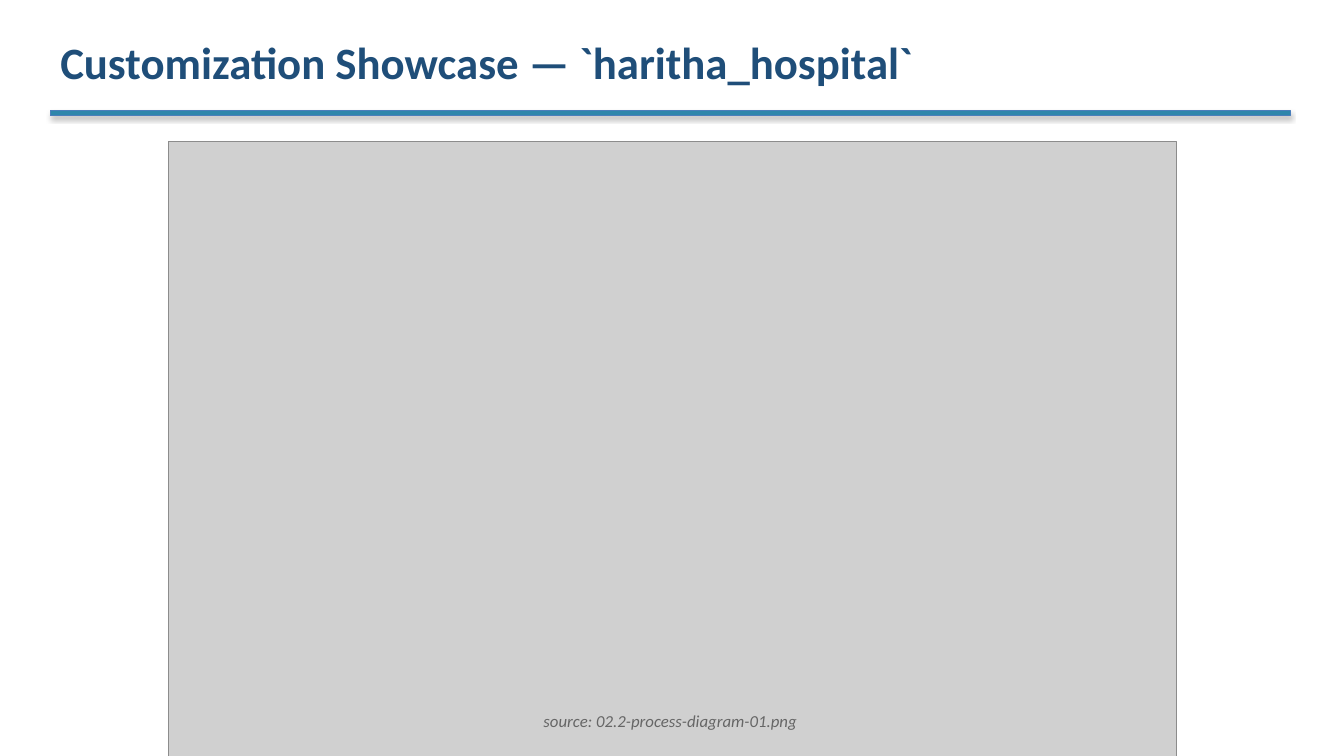
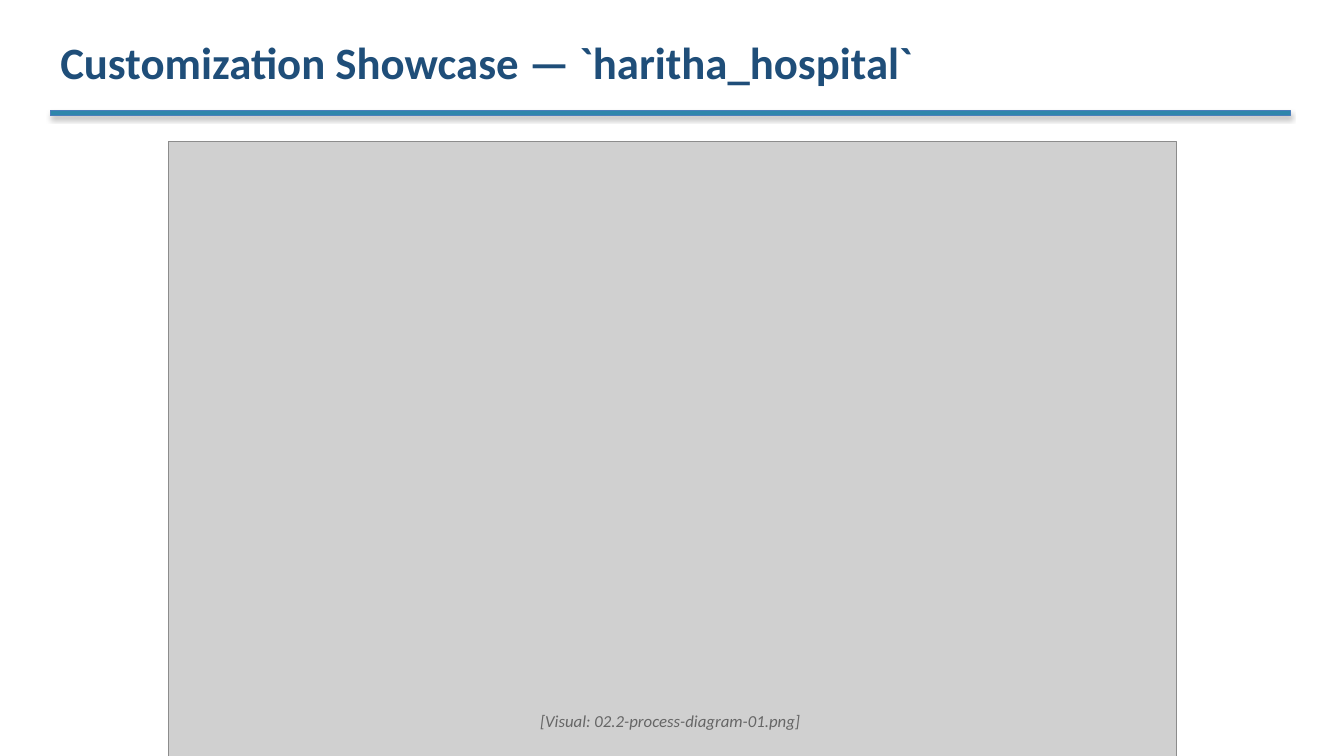
Before and after one commit to venkat-narasimha/haritha-hospitals, a slide deck: slide 10 of docs/phase6/03-client/03.4-client-presentation.pptx. Drawn at 1344x756 pixels with LibreOffice and Linux fonts; fonts in the diff are those of the drawing; grey boxes stand for pictures. Boxes give left, top, right and bottom in pixels: in the first picture for what was removed or moved away, otherwise in the second. Text is boxed around its words. In the diff, an @@ line names an element or a change of style, - is before the commit and + after.

```diff
--- a/docs/phase6/03-client/03.4-client-presentation.pptx
+++ b/docs/phase6/03-client/03.4-client-presentation.pptx
@@ text at (540,715,800,730): text changed @@
-source: 02.2-process-diagram-01.png
+[Visual: 02.2-process-diagram-01.png]
```
Also in this commit, not shown: 6 other slides changed, 1 slide added, 5 slides removed, 2 other files.
